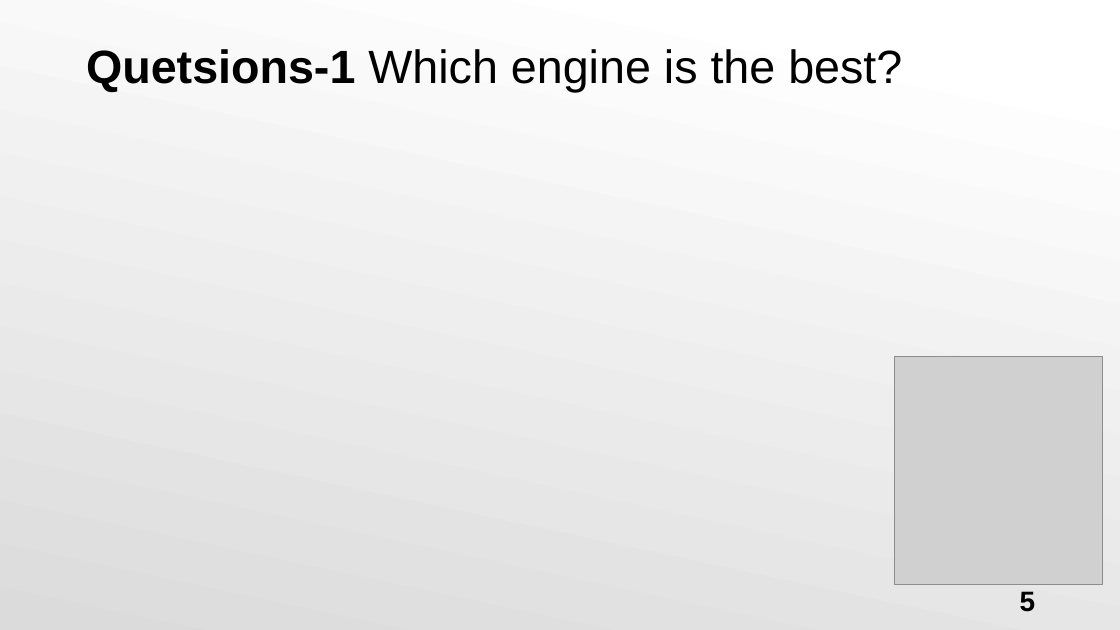
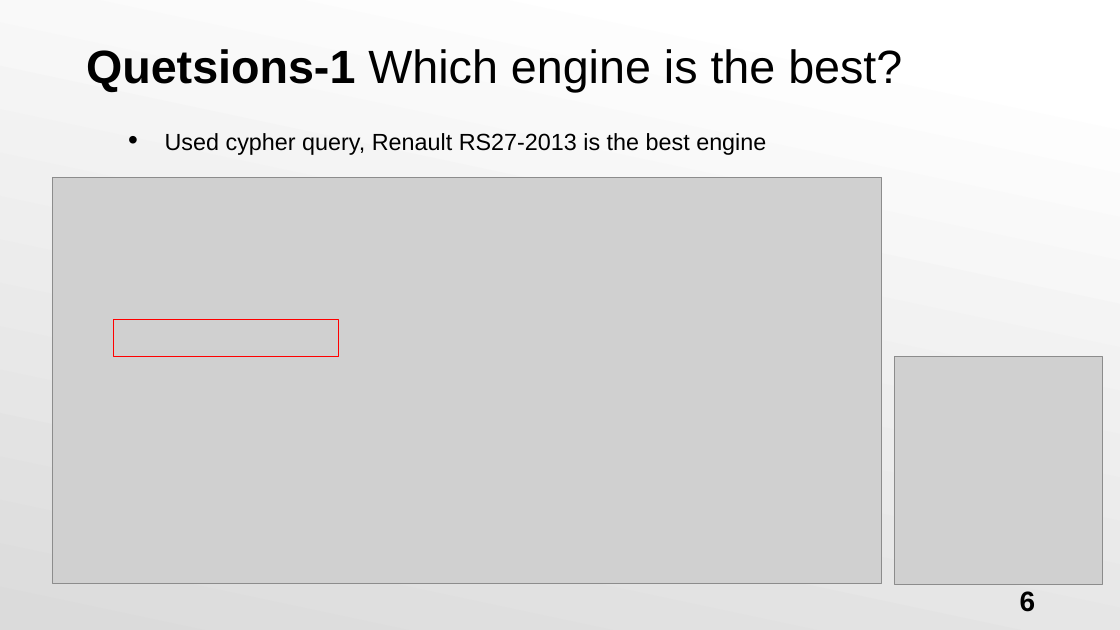
Before and after one commit to kitkit922/BigData_Project_GraphDB, a slide deck: slide 6 of BigData_project02_neo4j.pptx (slide 5 before the commit). Drawn at 1120x630 pixels with LibreOffice and Linux fonts; fonts in the diff are those of the drawing; grey boxes stand for pictures. Boxes give left, top, right and bottom in pixels: in the first picture for what was removed or moved away, otherwise in the second. Text is boxed around its words. In the diff, an @@ line names an element or a change of style, - is before the commit and + after.

```diff
--- a/BigData_project02_neo4j.pptx
+++ b/BigData_project02_neo4j.pptx
@@ text added at [165,133,766,155], 20 pt, text #000000 @@
+  • Used cypher query, Renault RS27-2013 is the best engine
@@ picture added at [52,177,881,584] @@
@@ rectangle added at [113,320,338,357], outline #FF0000 1 pt @@
@@ page number at [1020,591,1036,612]: text changed @@
-5
+6
```
Also in this commit, not shown: 3 other slides changed, 1 slide added.
